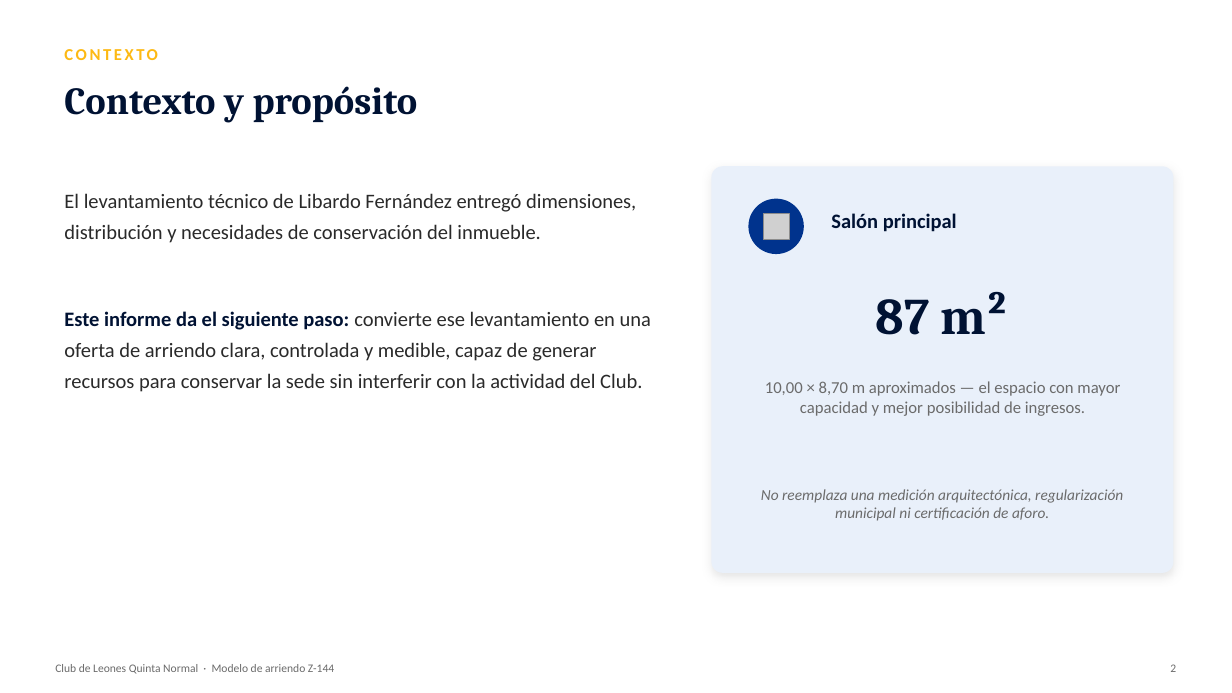
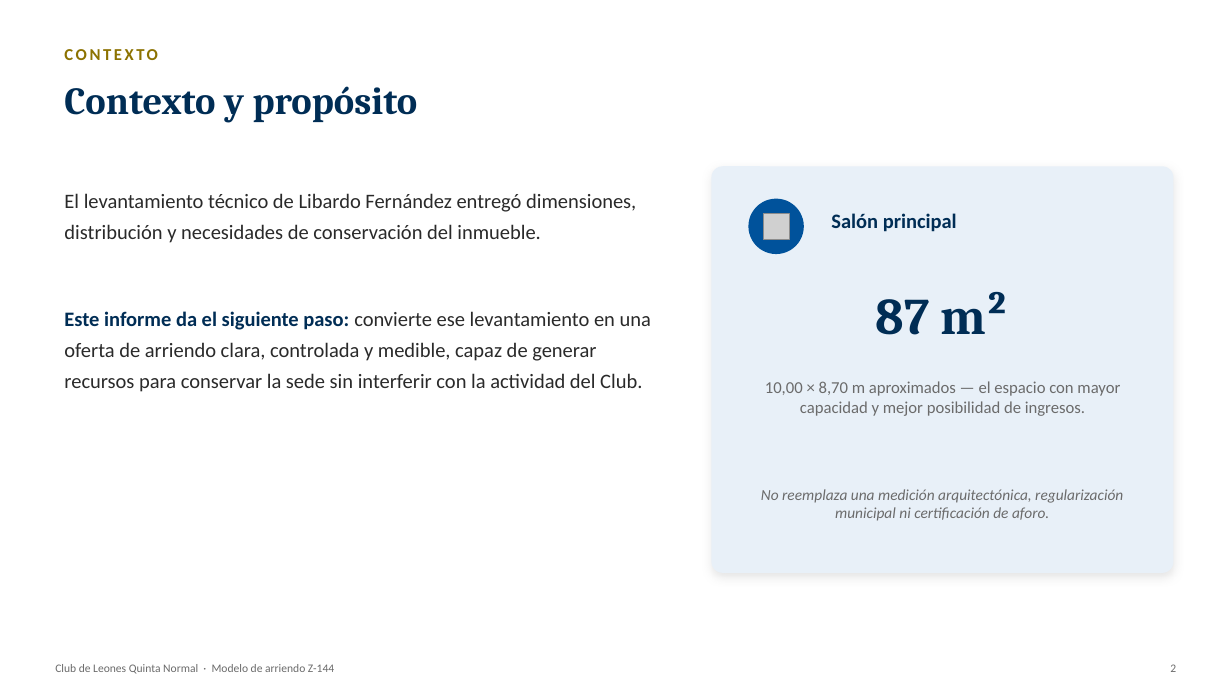
Before and after one commit to wbarrientosd-svg/claude, a slide deck: slide 2 of informes/Presentacion_Modelo_Arriendo_Club_Leones_Z144.pptx. Drawn at 1232x693 pixels with LibreOffice and Linux fonts; fonts in the diff are those of the drawing; grey boxes stand for pictures. Boxes give left, top, right and bottom in pixels: in the first picture for what was removed or moved away, otherwise in the second. Text is boxed around its words. In the diff, an @@ line names an element or a change of style, - is before the commit and + after.

```diff
--- a/informes/Presentacion_Modelo_Arriendo_Club_Leones_Z144.pptx
+++ b/informes/Presentacion_Modelo_Arriendo_Club_Leones_Z144.pptx
@@ text "CONTEXTO" at bbox=[64, 49, 157, 60]: text colour #FDB913 to #8C7200 @@
@@ rounded rectangle at bbox=[712, 166, 1174, 573]: fill #E9F0FA to #E8F0F8 @@
@@ ellipse at bbox=[749, 199, 804, 254]: fill #00338D to #00529B @@
@@ text "Este informe da el siguiente ..." at bbox=[64, 311, 651, 392]: text colour #001233 to #002D55 in "Este informe da el siguiente paso:" @@
@@ text colour #001233 to #002D55 in 3 elements at bbox=[64, 86, 418, 123], bbox=[831, 213, 957, 232], bbox=[876, 292, 1009, 335] @@
```
Also in this commit, not shown: 9 other slides changed, 1 other file.
